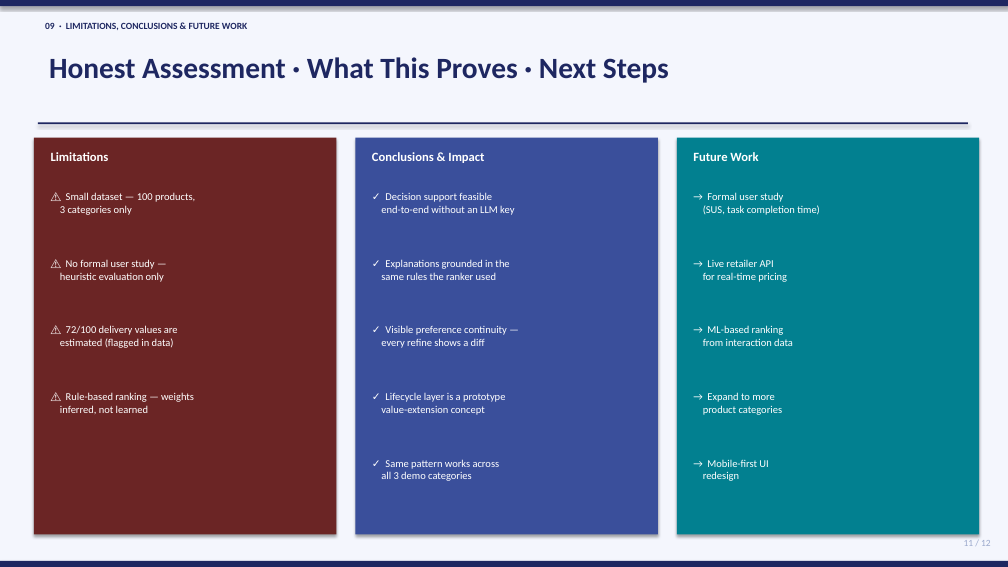
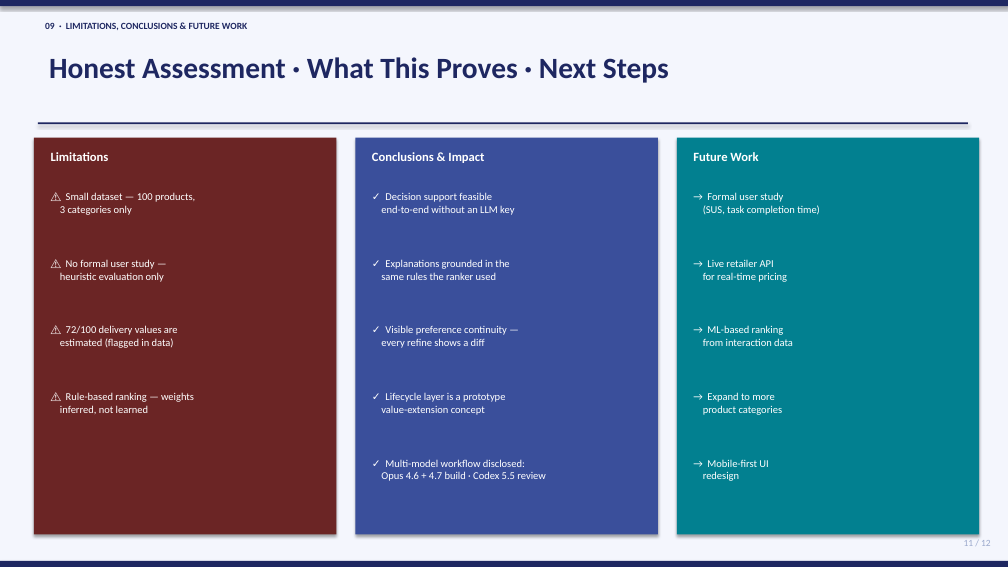
Before and after one commit to Chenghui-Tan/shopping-assistant, a slide deck: slide 11 of docs/capstone_presentation_v5.pptx. Drawn at 1008x567 pixels with LibreOffice and Linux fonts; fonts in the diff are those of the drawing. Boxes give left, top, right and bottom in pixels: in the first picture for what was removed or moved away, otherwise in the second. Text is boxed around its words. In the diff, an @@ line names an element or a change of style, - is before the commit and + after.

```diff
--- a/docs/capstone_presentation_v5.pptx
+++ b/docs/capstone_presentation_v5.pptx
@@ text at (381, 459, 545, 481): text changed @@
-✓ Same pattern works across
-all 3 demo categories
+✓ Multi-model workflow disclosed:
+Opus 4.6 + 4.7 build · Codex 5.5 review
```
Also in this commit, not shown: 2 other slides changed, 2 other files.
